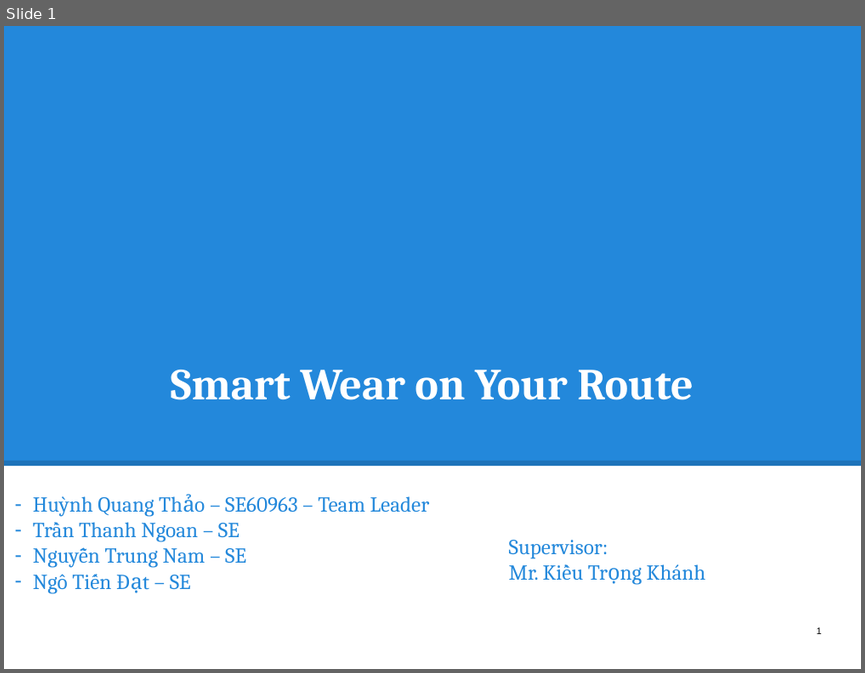
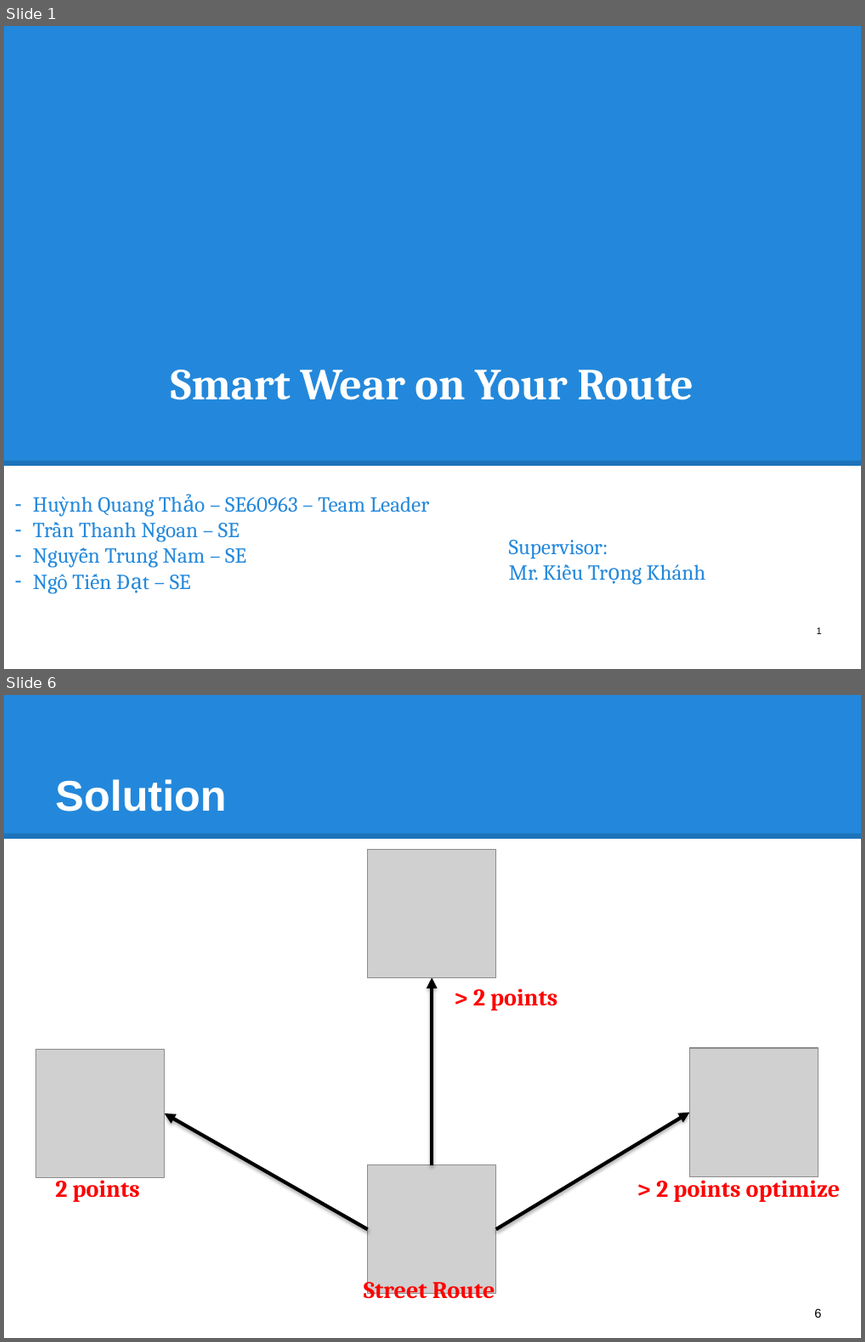
Before and after one commit to hqt/street-router, a slide deck: Document/presentation/full presentation.pptx. Shown one above the other, each under a label of ours: slide 1 before the commit, slides 1 and 6 after it; the slides between them are not shown. The pictures are 865x673 and 865x1342 pixels, drawn with LibreOffice and Linux fonts; fonts in the diff are those of the drawing; grey boxes stand for pictures. Boxes give left, top, right and bottom in pixels: in the first picture for what was removed or moved away, otherwise in the second. Text is boxed around its words. In the diff, an @@ line names an element or a change of style, - is before the commit and + after.

```diff
--- a/Document/presentation/full presentation.pptx
+++ b/Document/presentation/full presentation.pptx
@@ slide 6 added at (x1=4, y1=695, x2=861, y2=1338), background #FFFFFF @@
@@ rectangle added at (x1=4, y1=695, x2=861, y2=839), fill #2388DB @@
@@ title added at (x1=55, y1=779, x2=226, y2=811), 36 pt, text #FFFFFF, bold @@
+Solution
@@ line added from (4, 835) to (861, 835), #000000 4.5 pt @@
@@ picture added at (x1=367, y1=849, x2=496, y2=978) @@
@@ arrow added from (432, 1164) to (432, 978), #000000 3 pt @@
@@ text added at (x1=473, y1=988, x2=557, y2=1010), 20 pt, text #FF0000, bold @@
+> 2 points
@@ picture added at (x1=35, y1=1049, x2=164, y2=1178) @@
@@ picture added at (x1=689, y1=1048, x2=818, y2=1176) @@
@@ arrow added from (367, 1229) to (164, 1113), #000000 3 pt @@
@@ arrow added from (496, 1229) to (689, 1112), #000000 3 pt @@
@@ text added at (x1=55, y1=1174, x2=140, y2=1202), 20 pt, text #FF0000, bold @@
+2 points
@@ picture added at (x1=367, y1=1164, x2=496, y2=1293) @@
@@ text added at (x1=656, y1=1174, x2=840, y2=1202), 20 pt, text #FF0000, bold @@
+> 2 points optimize
@@ text added at (x1=364, y1=1276, x2=495, y2=1303), 20 pt, text #FF0000, bold @@
+Street Route
@@ page number added at (x1=814, y1=1308, x2=821, y2=1317), 10.5 pt, text #000000 @@
+6
```
Also in this commit, not shown: 80 other slides added, 3 other files.
